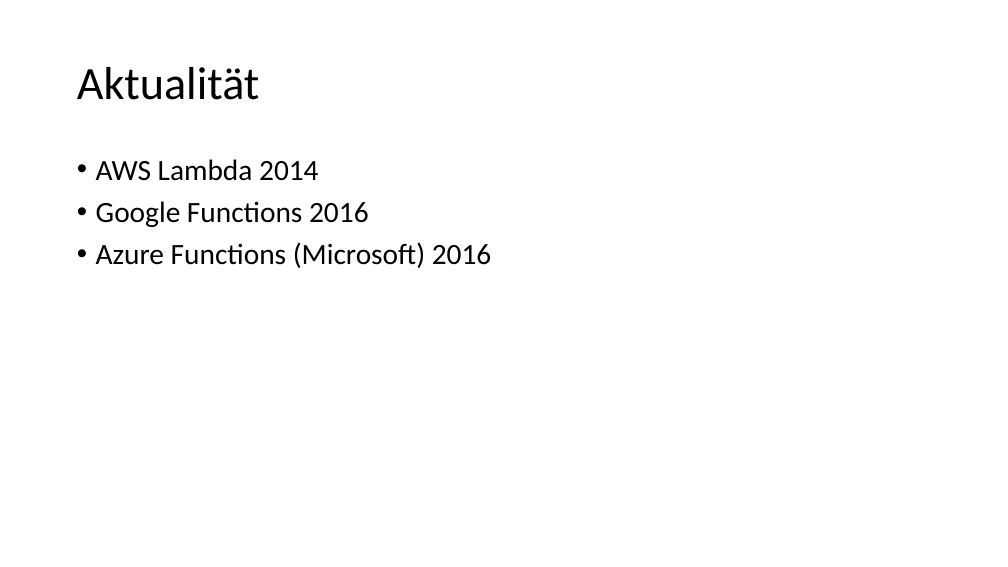
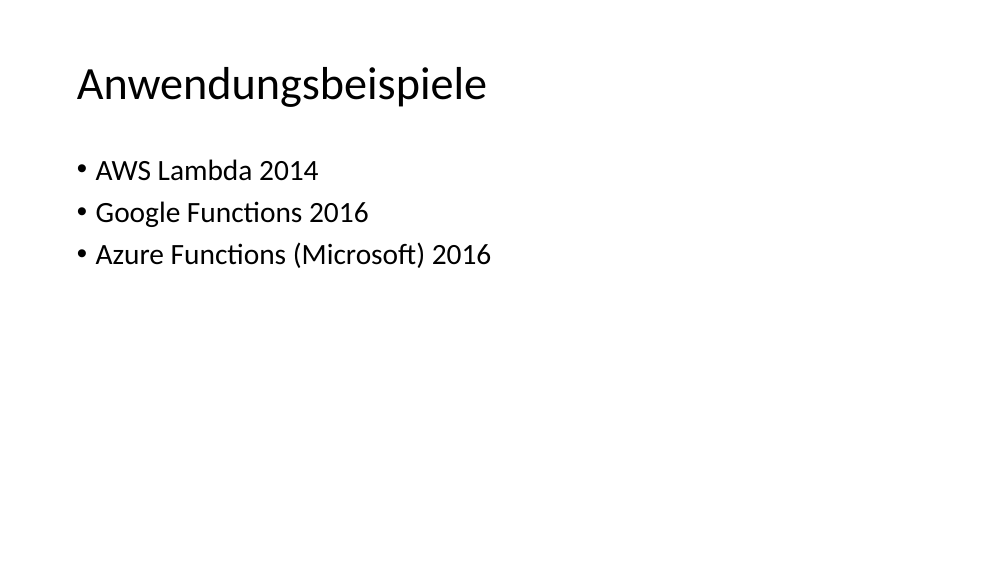
Before and after one commit to Philwi/HTWDresdenIMBeleg, a slide deck: slide 14 of FaaS.pptx (slide 2 before the commit). Drawn at 1008x567 pixels with LibreOffice and Linux fonts; fonts in the diff are those of the drawing. Boxes give left, top, right and bottom in pixels: in the first picture for what was removed or moved away, otherwise in the second. Text is boxed around its words. In the diff, an @@ line names an element or a change of style, - is before the commit and + after.

```diff
--- a/FaaS.pptx
+++ b/FaaS.pptx
@@ title at <box>77,67,487,107</box>: text changed @@
-Aktualität
+Anwendungsbeispiele
```
Also in this commit, not shown: 9 slides added, 1 slide removed.
